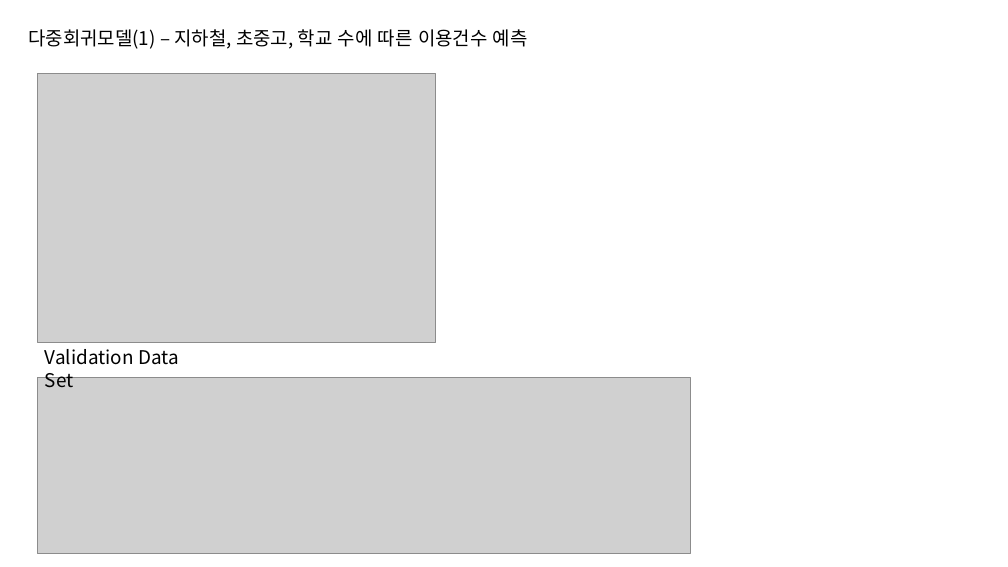
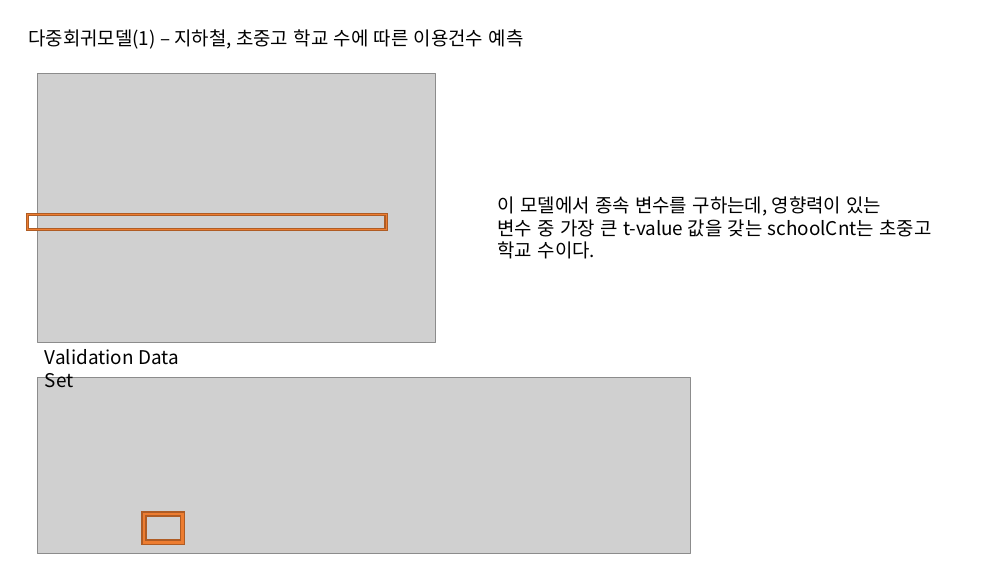
Before and after one commit to nyeoni/R-bike-analysis, a slide deck: slide 14 of FinalProject.pptx (slide 16 before the commit). Drawn at 1008x567 pixels with LibreOffice and Linux fonts; fonts in the diff are those of the drawing; grey boxes stand for pictures. Boxes give left, top, right and bottom in pixels: in the first picture for what was removed or moved away, otherwise in the second. Text is boxed around its words. In the diff, an @@ line names an element or a change of style, - is before the commit and + after.

```diff
--- a/FinalProject.pptx
+++ b/FinalProject.pptx
@@ text at (28,29,524,49): text changed @@
-다중회귀모델(1) – 지하철, 초중고, 학교 수에 따른 이용건수 예측
+다중회귀모델(1) – 지하철, 초중고 학교 수에 따른 이용건수 예측
@@ text added at (498,196,931,259), 18 pt, text #000000 @@
+이 모델에서 종속 변수를 구하는데, 영향력이 있는
+변수 중 가장 큰 t-value 값을 갖는 schoolCnt는 초중고 학교 수이다.
@@ frame added at (26,214,387,231), fill #ED7D31, outline #AF5C24 1 pt @@
@@ frame added at (142,512,185,544), fill #ED7D31, outline #AF5C24 1 pt @@
```
Also in this commit, not shown: 9 other slides changed, 3 slides added, 5 slides removed, 1 other file.
